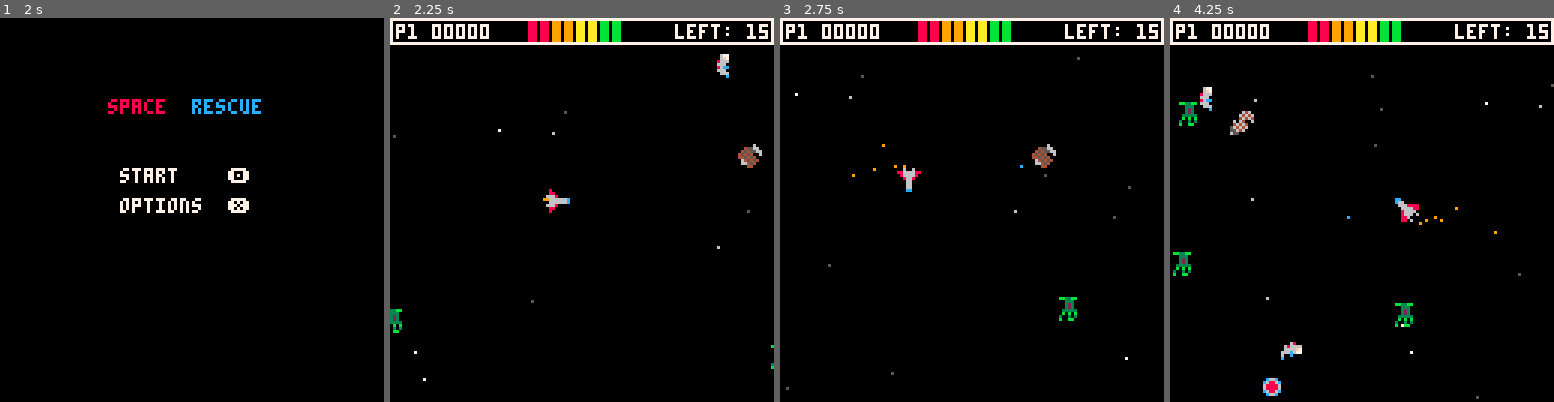
Above: before the commit, frames 1-4 (left to right).
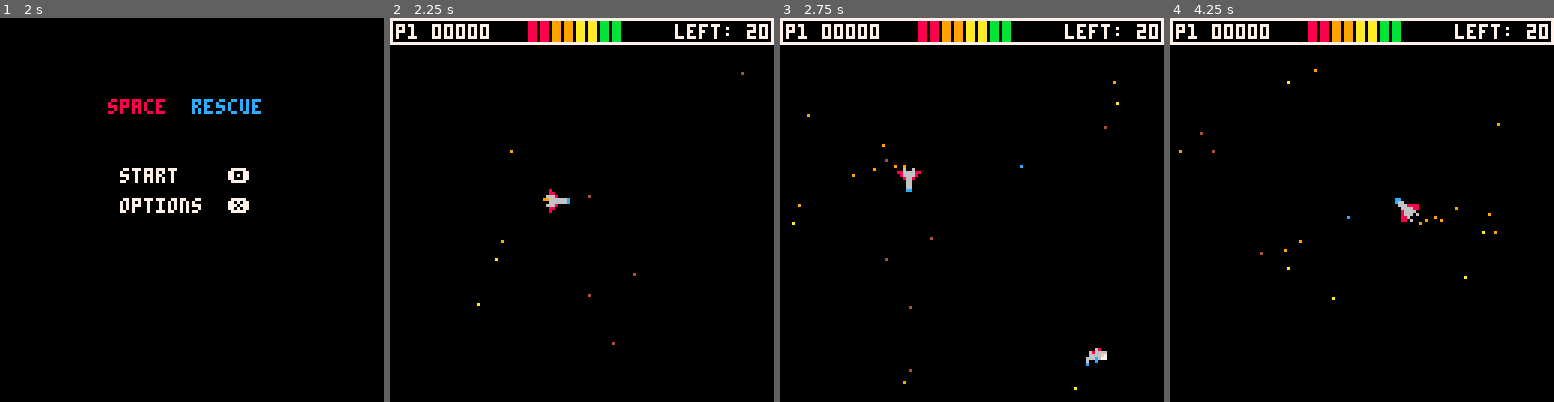
Above: after the commit, the same moments.

Repository: nsatragno/pico8-carts
Game: PICO-8 cartridge space_rescue.p8
Two runs of this game, one before a commit and one after it. Both use one fixed random seed, a clock stepped at 60 frames per second and the inputs below.
Inputs:
- Up to frame 1 (2 s): tap X (X key) at 0.33, 1.07, 1.85 s; tap O (Z key) at 0.7, 1.7 s; hold Right from 1.6 s (still down)
- Up to frame 2 (2.25 s): release Right at 2.1 s; tap O (Z key) at 2.1 s; hold Up from 2.15 s (still down)
- Up to frame 3 (2.75 s): release Up at 2.42 s; hold Right from 2.47 s (still down); tap O (Z key) at 2.5 s
- Up to frame 4 (4.25 s): tap O (Z key) every 0.4 s from 2.9 to 4.1 s; tap X (X key) at 2.97, 4.08 s; release Right at 3.03 s; hold Left 3.08-3.58 s; hold Down 3.63-3.97 s; hold Right from 4.02 s (still down)

Frame 1 is identical in both runs. In frame 2, 0.7% of the frame differs, in the area x 0-100%, y 1-95%; in frame 3, 0.8%; in frame 4, 1.5%, in the area x 0-100%, y 1-100%.

Commit message:
Added triple shot.

Diff:
--- a/space_rescue.p8
+++ b/space_rescue.p8
@@ -267,7 +267,7 @@
  current_message_color = nil
  message_timer = 0
  score = 0
- level = 1
+ level = 2
  state = "menu"
  max_hp = 8
  start()
@@ -461,6 +461,15 @@
                  dx = 0,
                  dy = 0,
                  loops = true }
+ end
+
+ if level == 2 or level == 3 and not has_triple_shot then
+  local c = spawn_coordinates({})
+  triple_shot = { x = c.x,
+                  y = c.y,
+                  dx = 0,
+                  dy = 0,
+                  loops = true }
  end
 
  if level == 4 then
@@ -545,6 +554,8 @@
   time_death -= 1
   if time_death <= 0 then
    state = "game over"
+   current_message = nil
+   current_message_color = nil
    sfx(1)
    game_over_message = game_over_messages[flr(rnd(#game_over_messages)) + 1]
   end
@@ -685,16 +696,24 @@
   if btn(🅾️) and fire == false then
    did_fire = true
    fire = true
-   local l =
-    sqrt(dx * dx + dy * dy)
-   add(shots, {
-    x = x + 4,
-    y = y + 4,
-    dx = dx / l * 3,
-    dy = dy / l * 3,
-    life = 30,
-    loops = false,
-   })
+
+   local directions
+   if has_triple_shot then
+    directions = {-1, 0, 1}
+   else
+    directions = {0}
+   end
+
+   for i in all(directions) do
+    add(shots, {
+     x = x + 4,
+     y = y + 4,
+     dx = sin(clamp(a) + i * 0.02 - .25) * 3,
+     dy = cos(clamp(a) + i * 0.02 - .25) * 3,
+     life = 30,
+     loops = false,
+    })
+   end
    sfx(0)
   elseif not btn(🅾️) then
    fire = false
@@ -778,6 +797,19 @@
    message_timer = 180
    max_hp += 4
    hp = max_hp
+   sfx(3)
+  end
+
+  -- get triple shot
+  if triple_shot and colliding(
+       triple_shot,
+       { x = x + 4, y = y + 4 }) and
+     triple_shot.state != "dead" then
+   triple_shot = nil
+   current_message = "acquired triple shot"
+   current_message_color = 12
+   message_timer = 180
+   has_triple_shot = true
    sfx(3)
   end
 
@@ -1524,7 +1556,7 @@
    else
     camera_y -= 3 - (hit % 6)
    end
-  elseif state == "alive" and s > 1.2 then
+  elseif state == "alive" and s > 1.2 and flr(time() * 20) % 4 == 0 then
    camera_x += rnd(2) - 1
    camera_y += rnd(2) - 1
   elseif state == "alive" and did_fire then
@@ -1713,6 +1745,16 @@
    pal()
   end
 
+  -- draw the triple shot
+  if triple_shot then
+   if triple_shot.state == "dead" then
+    sp = explosion_for(triple_shot.life)
+   else
+    sp = 1
+   end
+   spr(sp, triple_shot.x, triple_shot.y)
+  end
+
   -- draw the debris
   for debri in all(debris) do
    if debri.state == "dead" then
@@ -1846,6 +1888,9 @@
   end
   if hp_booster and hp_booster.state != "dead" then
    pset(radar_x(hp_booster.x), radar_y(hp_booster.y), 14)
+  end
+  if triple_shot and triple_shot.state != "dead" then
+   pset(radar_x(triple_shot.x), radar_y(triple_shot.y), 14)
   end
   if flr(time() * 3) % 2 == 0 then
    pset(radar_x(x), radar_y(y), 10)
